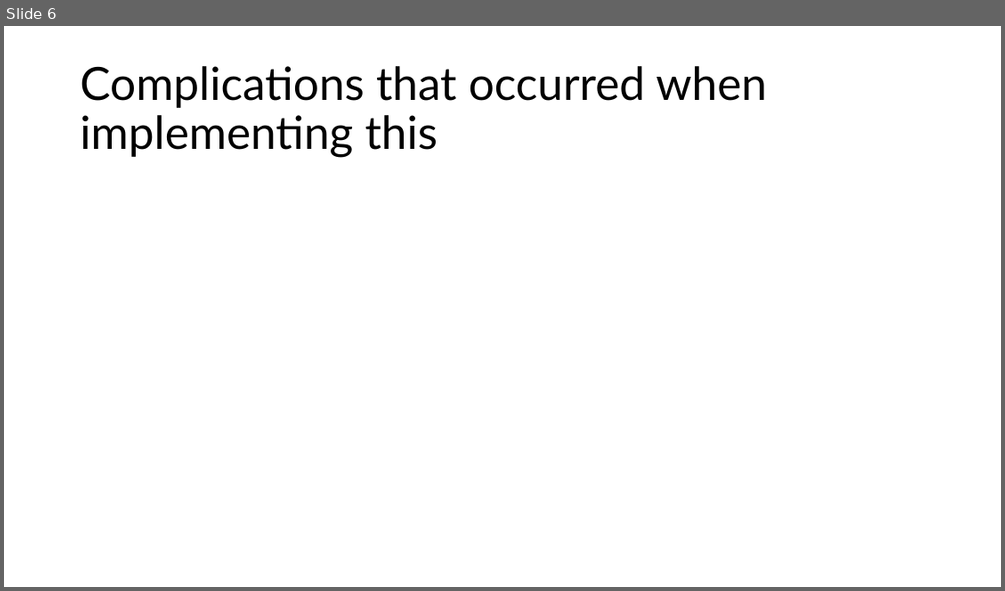
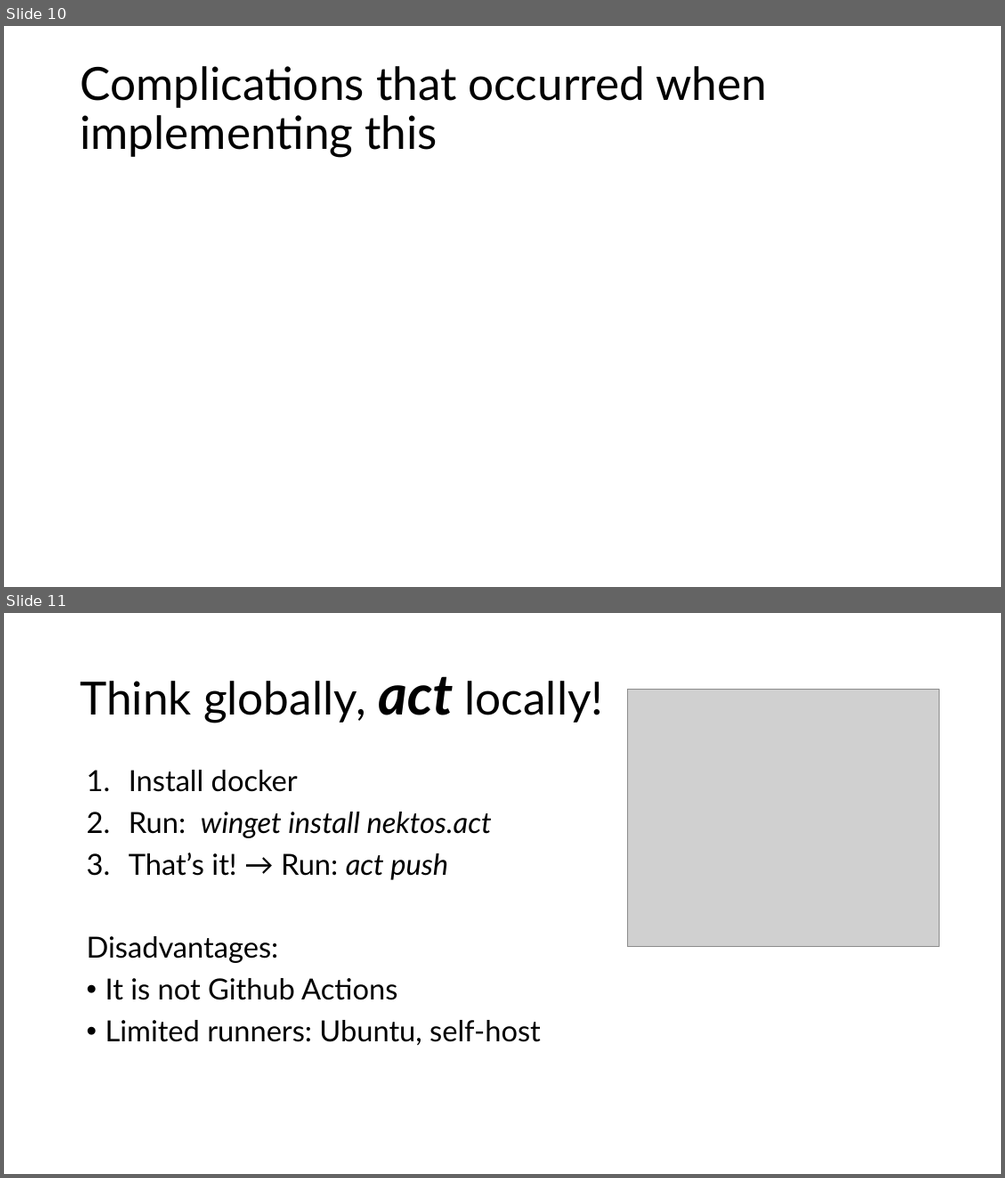
Before and after one commit to haberzdomi/CI-pipeline_project, a slide deck: Präsentation1.pptx. Shown one above the other, each under a label of ours: slide 6 before the commit, slides 10 and 11 after it. The pictures are 1005x591 and 1005x1178 pixels, drawn with LibreOffice and Linux fonts; fonts in the diff are those of the drawing; grey boxes stand for pictures. Boxes give left, top, right and bottom in pixels: in the first picture for what was removed or moved away, otherwise in the second. Text is boxed around its words. In the diff, an @@ line names an element or a change of style, - is before the commit and + after.

```diff
--- a/Präsentation1.pptx
+++ b/Präsentation1.pptx
@@ slide 11 added at <box>4,613,1001,1174</box>, background #FFFFFF @@
@@ title added at <box>80,676,604,723</box>, 44 pt, text #000000 @@
+Think globally, act locally!
@@ picture added at <box>628,690,939,948</box> @@
@@ text added at <box>87,770,541,1045</box>, 28 pt, text #000000 @@
+1. Install docker
+2. Run: winget install nektos.act
+3. That’s it! → Run: act push
+Disadvantages:
+• It is not Github Actions
+• Limited runners: Ubuntu, self-host
@@ what was slide 6 is now slide 10 @@
```
Also in this commit, not shown: 4 other slides added.
